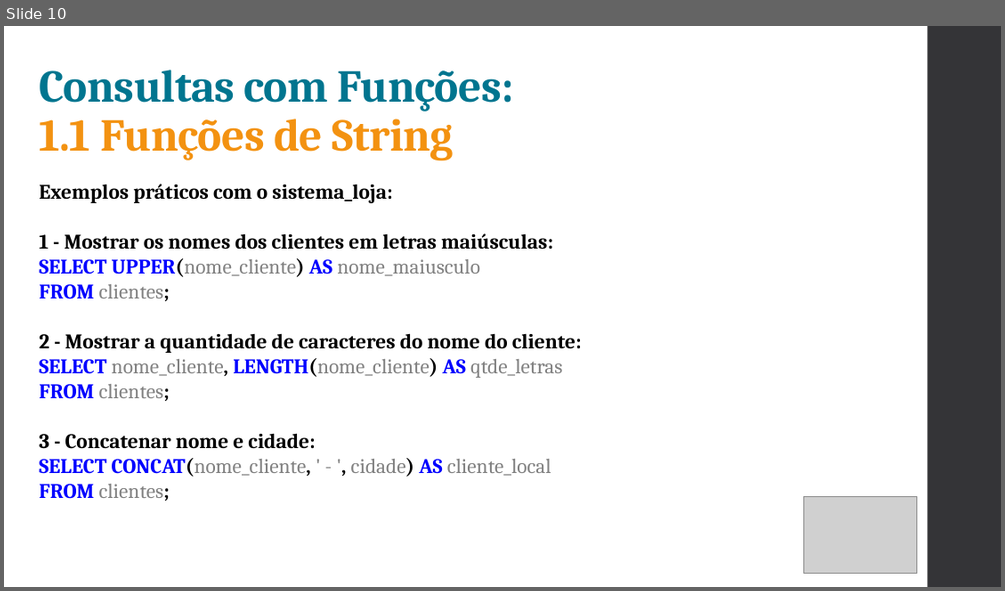
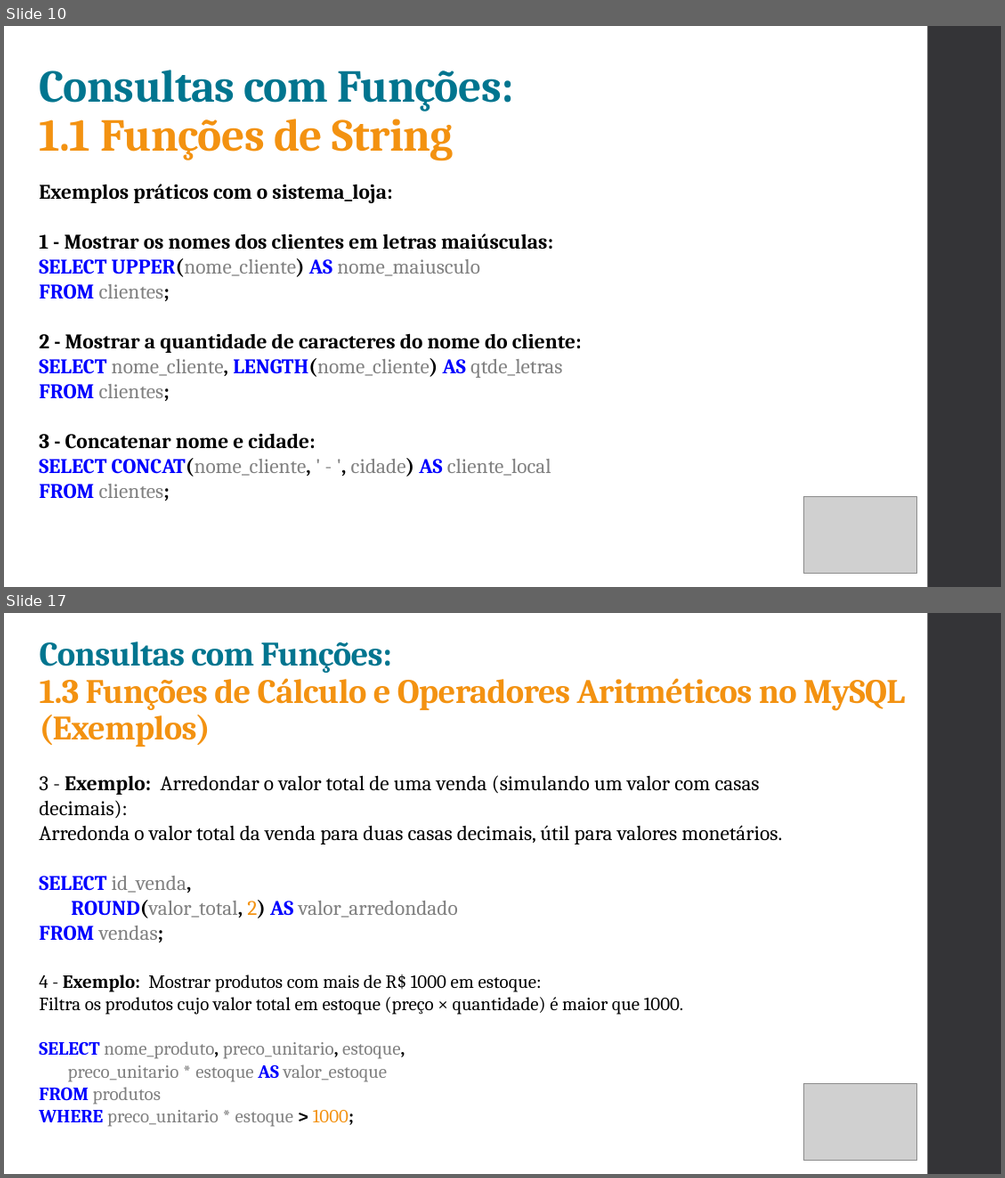
Before and after one commit to ruanSTT/database-mysql, a slide deck: Aula 03/Aula03.pptx. Shown one above the other, each under a label of ours: slide 10 before the commit, slides 10 and 17 after it; the slides between them are not shown. The pictures are 1005x591 and 1005x1178 pixels, drawn with LibreOffice and Linux fonts; fonts in the diff are those of the drawing; grey boxes stand for pictures. Boxes give left, top, right and bottom in pixels: in the first picture for what was removed or moved away, otherwise in the second. Text is boxed around its words. In the diff, an @@ line names an element or a change of style, - is before the commit and + after.

```diff
--- a/Aula 03/Aula03.pptx
+++ b/Aula 03/Aula03.pptx
@@ slide 17 added at (4,613,1001,1174), background #FFFFFF; not listed: 1 template element that a slide beside it also shows @@
@@ title added at (40,641,905,747), 33 pt, text #F39211, bold @@
+Consultas com Funções:
+1.3 Funções de Cálculo e Operadores Aritméticos no MySQL (Exemplos)
@@ text added at (39,775,782,1127), 18 pt, text #000000 @@
+3 - Exemplo: Arredondar o valor total de uma venda (simulando um valor com casas decimais):
+Arredonda o valor total da venda para duas casas decimais, útil para valores monetários.
+SELECT id_venda,
+ROUND(valor_total, 2) AS valor_arredondado
+FROM vendas;
+4 - Exemplo: Mostrar produtos com mais de R$ 1000 em estoque:
+Filtra os produtos cujo valor total em estoque (preço × quantidade) é maior que 1000.
+SELECT nome_produto, preco_unitario, estoque,
+preco_unitario * estoque AS valor_estoque
+FROM produtos
+WHERE preco_unitario * estoque > 1000;
@@ picture added at (803,1083,917,1159) @@
```
Also in this commit, not shown: 1 slide changed, 9 other slides added, 1 other file.
